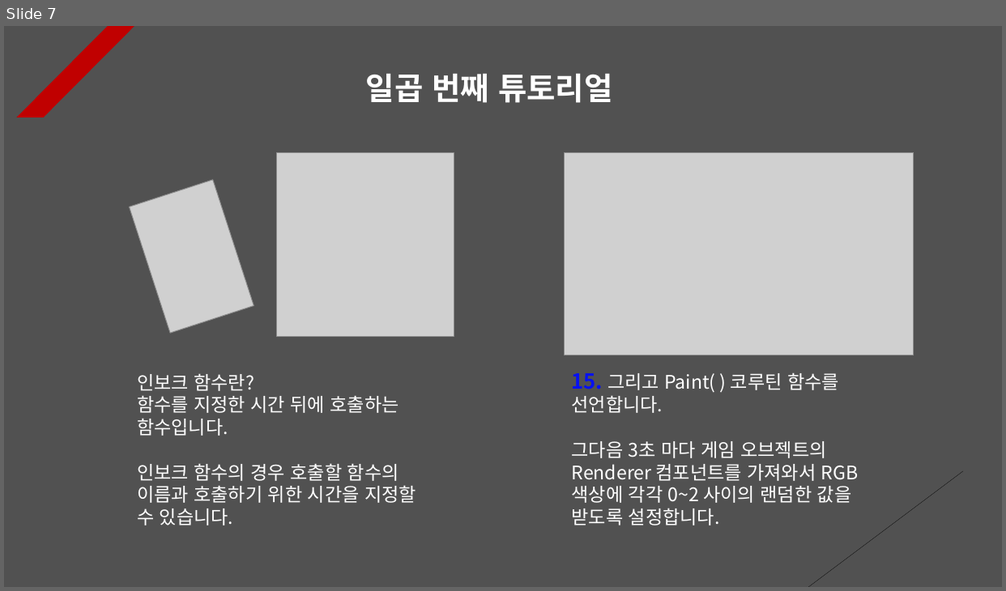
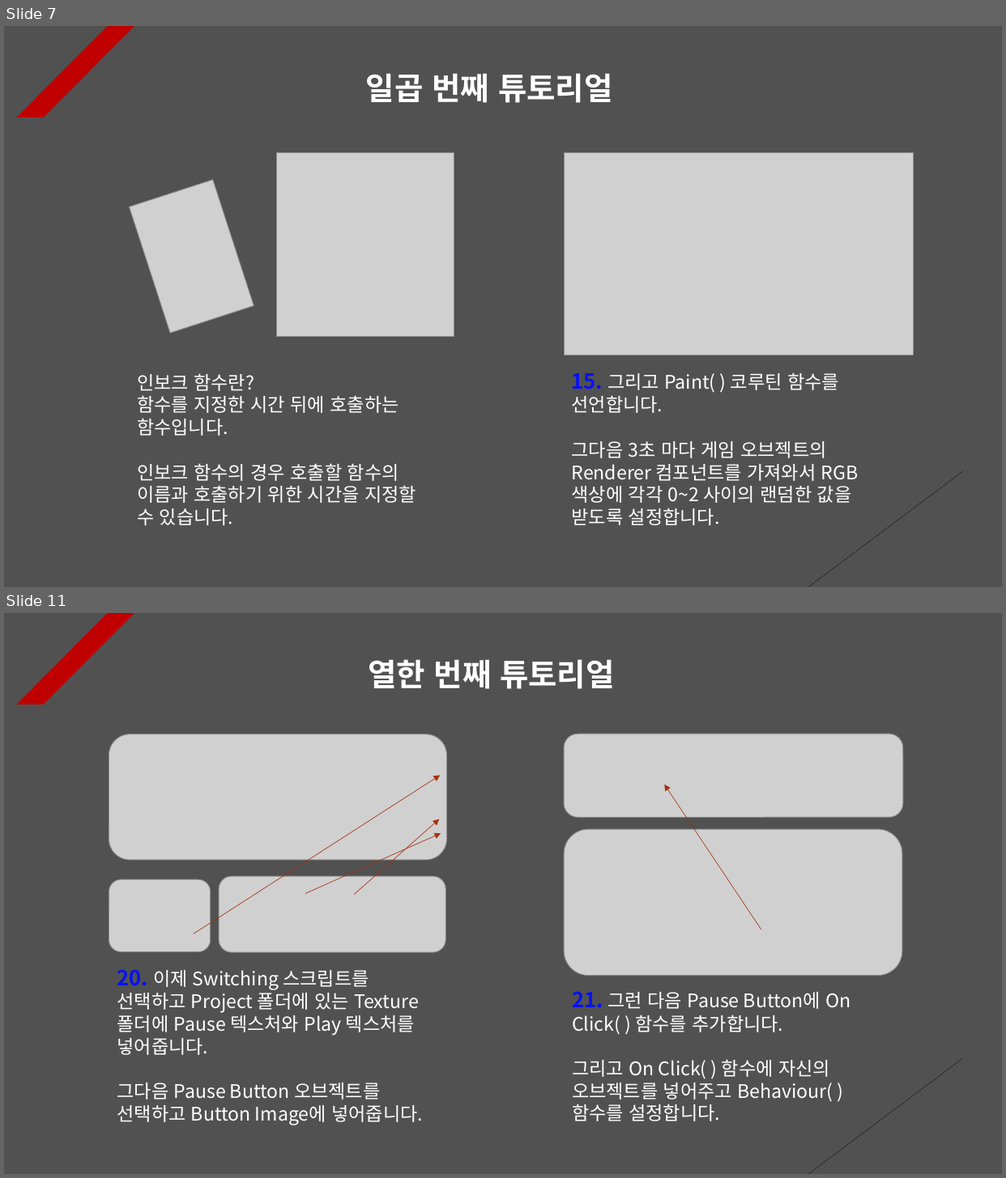
Before and after one commit to Unity2033/3D-UnityEngine, a slide deck: Assets/Class/Time Delay/PPT Data/Time Delay Example.pptx. Shown one above the other, each under a label of ours: slide 7 before the commit, slides 7 and 11 after it; the slides between them are not shown. The pictures are 1006x591 and 1006x1178 pixels, drawn with LibreOffice and Linux fonts; fonts in the diff are those of the drawing; grey boxes stand for pictures. Boxes give left, top, right and bottom in pixels: in the first picture for what was removed or moved away, otherwise in the second. Text is boxed around its words. In the diff, an @@ line names an element or a change of style, - is before the commit and + after.

```diff
--- a/Assets/Class/Time Delay/PPT Data/Time Delay Example.pptx
+++ b/Assets/Class/Time Delay/PPT Data/Time Delay Example.pptx
@@ slide 11 added at bbox=[4, 613, 1002, 1174], background #515151; not listed: 2 template elements that a slide beside it also shows @@
@@ text added at bbox=[368, 659, 615, 689], 30 pt, text #FFFFFF, bold @@
+열한 번째 튜토리얼
@@ picture added at bbox=[564, 734, 903, 817] @@
@@ picture added at bbox=[108, 735, 446, 860] @@
@@ arrow added from (194, 934) to (441, 776), #A5300F 0.5 pt dashed @@
@@ arrow added from (761, 930) to (664, 785), #A5300F 0.5 pt dashed @@
@@ arrow added from (355, 895) to (440, 820), #A5300F 0.5 pt dashed @@
@@ picture added at bbox=[564, 829, 902, 975] @@
@@ arrow added from (305, 894) to (441, 834), #A5300F 0.5 pt dashed @@
@@ picture added at bbox=[108, 879, 210, 952] @@
@@ picture added at bbox=[219, 876, 445, 953] @@
@@ text added at bbox=[117, 969, 423, 1125], 18 pt, text #FFFFFF @@
+20. 이제 Switching 스크립트를 선택하고 Project 폴더에 있는 Texture 폴더에 Pause 텍스처와 Play 텍스처를 넣어줍니다.
+그다음 Pause Button 오브젝트를 선택하고 Button Image에 넣어줍니다.
@@ text added at bbox=[572, 991, 850, 1122], 18 pt, text #FFFFFF @@
+21. 그런 다음 Pause Button에 On Click( ) 함수를 추가합니다.
+그리고 On Click( ) 함수에 자신의 오브젝트를 넣어주고 Behaviour( ) 함수를 설정합니다.
```
Also in this commit, not shown: 1 slide changed, 2 other slides added, 1 other file.
